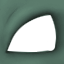
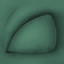
Revision of a layered 64 × 64 image; what changed, layer by layer:
showed "FitPokeFushigisou_EyeLid.02" (3rd of 4, in "Green" › "Lids") over [0, 0, 64, 64]
hid "FitPokeFushigisou_EyeLid.00" (3rd of 3, in "Green" › "Lids") over [0, 0, 64, 64]
